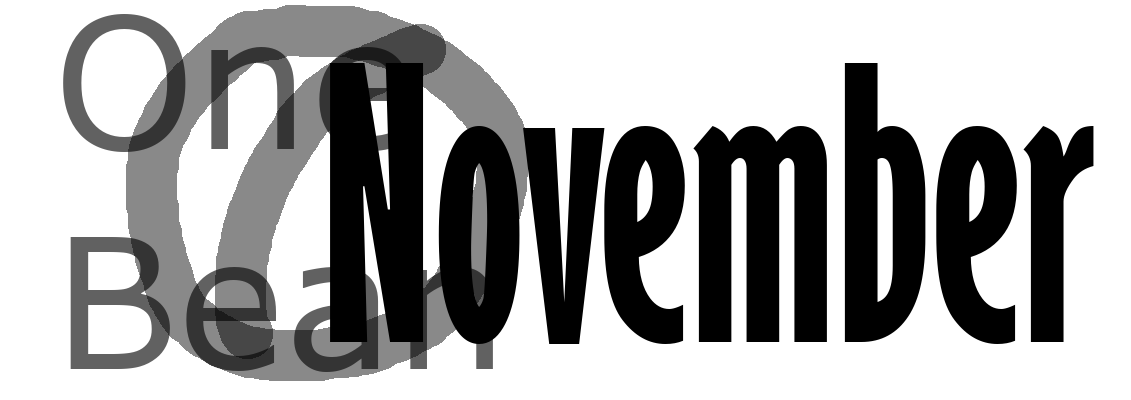
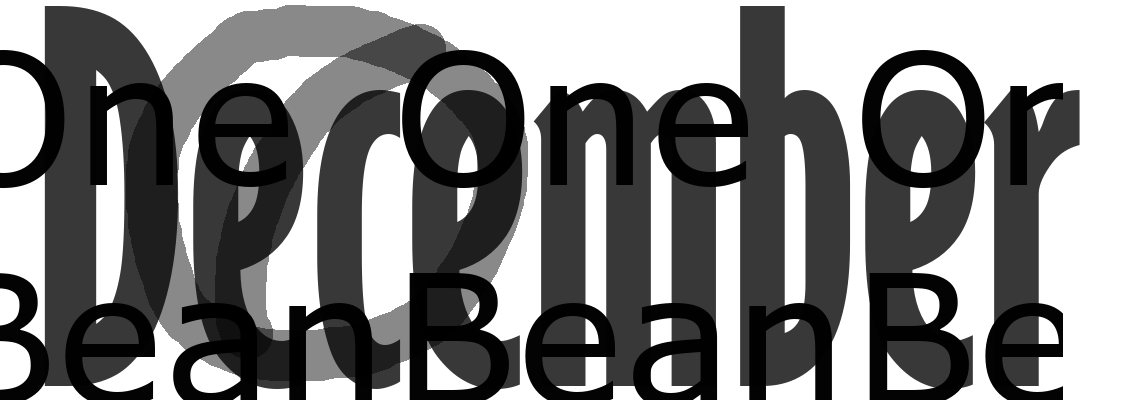
Comparing the layer stacks of the two 1131px x 400px images. Changes:
renamed "November" to "December", opacity 100% → 78%, painted on it over 44, 6, 1094, 389
"One ...": opacity 62% → 99%, painted on it over 0, 14, 1063, 400
